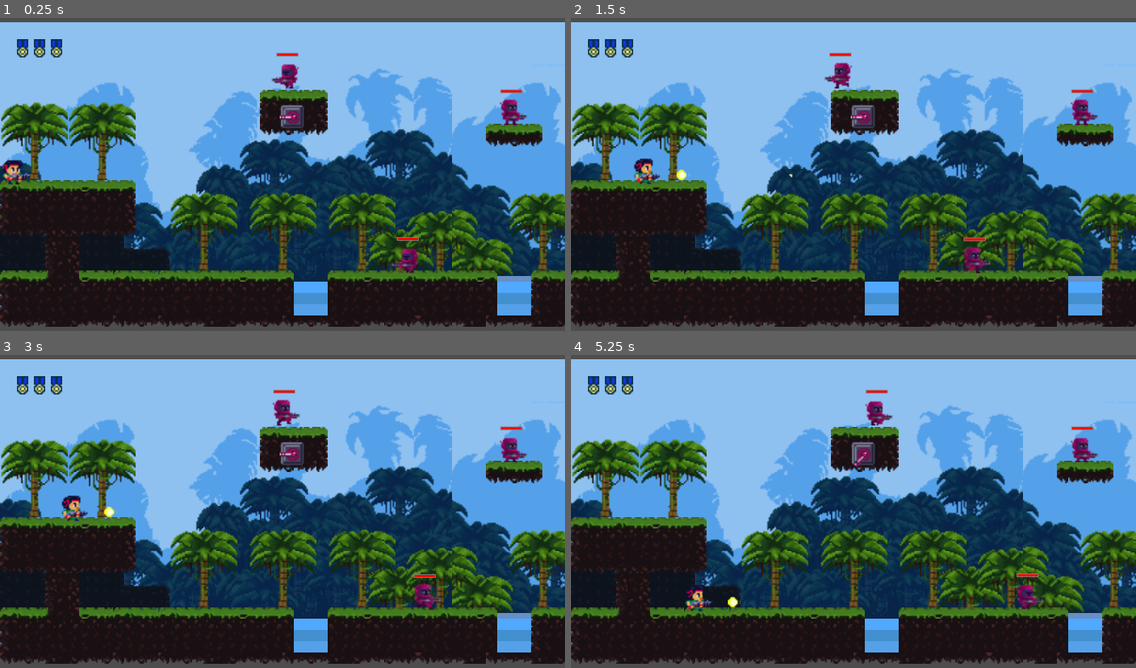
Above: before the commit, frames 1-4 (two rows, left to right).
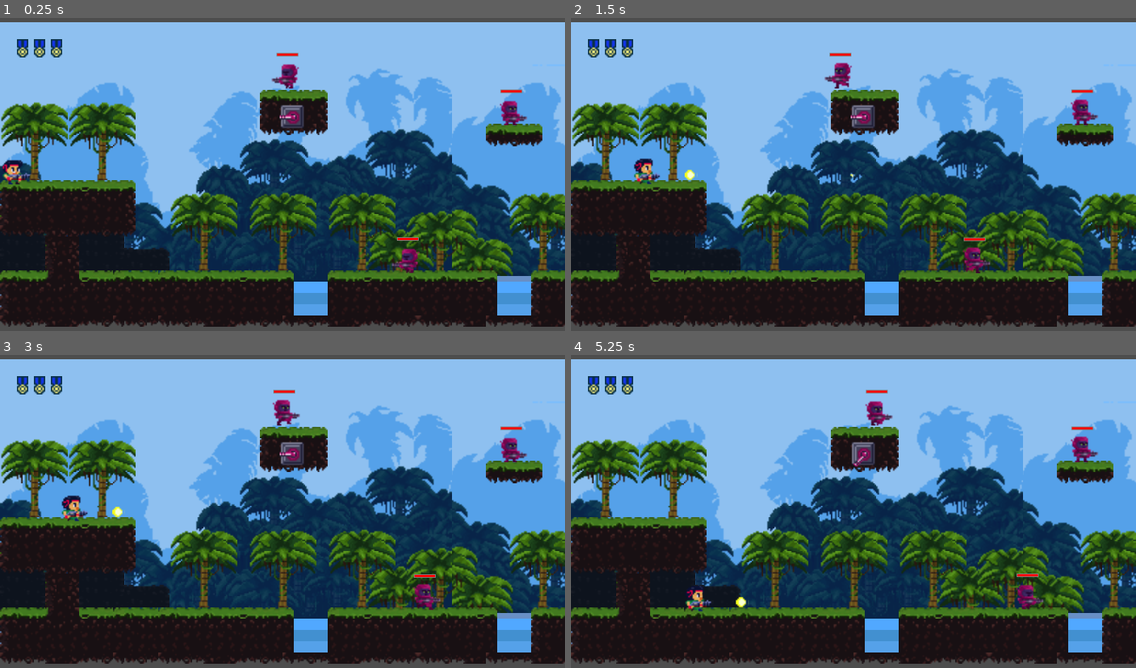
Above: after the commit, the same moments.

Repository: YugeCse/first-blood
Game: Godot game, scene res://scenes/tscns/main_scene.tscn
Same seed, same stepped clock (60 frames per second), same inputs: the game is played once before the commit and once after it.
Inputs:
- Up to frame 1 (0.25 s): no input
- Up to frame 2 (1.5 s): hold Right (ui_right) from 0.53 s (still down); tap K (ui_shoot) at 0.6, 1.35 s; tap Up (ui_up) at 0.77 s
- Up to frame 3 (3 s): tap Up (ui_up) at 1.52 s; release Right (ui_right) at 2.03 s; hold Left (ui_left) 2.03-2.78 s; tap K (ui_shoot) at 2.1, 2.85 s; hold Right (ui_right) from 2.78 s (still down)
- Up to frame 4 (5.25 s): tap Up (ui_up) at 3.02, 3.77, 4.52 s; tap K (ui_shoot) at 3.6, 4.35, 5.1 s; release Right (ui_right) at 4.28 s; hold Left (ui_left) 4.28-5.03 s; hold Right (ui_right) from 5.03 s (still down)

The runs differ from the first frame. In frame 1, 0.2% of the frame differs, in the area x 88-94%, y 25-34%; in frame 2, 0.1%; in frame 3, 0.1%; in frame 4, 0.3%, in the area x 27-94%, y 25-81%.

Commit message:
#修复子弹发射的bug

Diff:
--- a/scenes/tscns/main_scene.tscn
+++ b/scenes/tscns/main_scene.tscn
@@ -2366,6 +2366,7 @@
 
 [node name="Turret" parent="Camera2D/EnemyContainer" instance=ExtResource("14_x4yan")]
 position = Vector2(207, 67)
+spy_radius = 120.0
 
 [node name="Turret2" parent="Camera2D/EnemyContainer" instance=ExtResource("14_x4yan")]
 position = Vector2(464, 138)
--- a/sprites/scripts/enemy.gd
+++ b/sprites/scripts/enemy.gd
@@ -9,6 +9,9 @@
 ## 移动方向
 var direction: Vector2 = Vector2.ZERO
 
+## 朝向，-1:向左，1:向右
+var facing: int = -1.0
+
 ## 血量
 @export_range(0, 1000)
 var life_blood: float = 200.0
@@ -36,15 +39,15 @@
 ## 被监视的玩家
 var spy_player: Player
 
+@export
+var sprite: AnimatedSprite2D
+
+@export
+var collision_shape: CollisionShape2D
+
 ## 射击定时器
-@export
-var shoot_timer: Timer
-
-@export
-var sprite: AnimatedSprite2D
-
-@export
-var collision_shape: CollisionShape2D
+@onready
+var shoot_timer: Timer = $ShootTimer
 
 ## 子弹资源
 @onready
@@ -97,7 +100,6 @@
 ## 执行追击，这个过程会执行射击
 func chase():
 	sprite.play('idle')
-	_start_shoot_timer() #启动射击定时器
 	var dir = global_position - spy_player.global_position
 	if dir.x > 0:
 		direction.x = 1.0
@@ -108,13 +110,12 @@
 		direction.x = -1.0
 		print('玩家在他的后方', dir.x)
 	else: print('玩家在他的正侧方', dir.x)
+	_start_shoot_timer() #启动射击定时器
 
 ## 执行射击
 func shoot():
 	# 使用 cos/sin 得到方向向量
-	var dir = (spy_player.global_position\
-		- global_position).normalized()
-	dir.y = 0.0 #清理垂直方向的
+	var dir = Vector2(-direction.x, 0.0)
 	var offset = dir.normalized() * 15.0
 	offset.y = 5.0 #调整枪与子弹的垂直坐标数据
 	var bullet = bullet_resource.instantiate() as EnemyBullet
--- a/sprites/scripts/enemy_bullet.gd
+++ b/sprites/scripts/enemy_bullet.gd
@@ -1,26 +1,41 @@
 class_name EnemyBullet extends CharacterBody2D
 
+## 子弹移动速度
 @export
-var speed: float = 3.0
+var speed: float = 200.0
 
+## 子弹移动方向
 @export
 var direction: Vector2 = Vector2.LEFT
 
+## 记录子弹的起始位置
+var start_position: Vector2
+
+## 子弹动画图帧元素
 @onready
-var sprite = $AnimatedSprite2D
+var sprite: AnimatedSprite2D = $AnimatedSprite2D
 
+## 子弹碰撞体
 @onready
-var collision_shape = $CollisionShape2D
+var collision_shape: CollisionShape2D = $CollisionShape2D
 
 func _ready() -> void:
+	start_position = global_position
 	sprite.rotate(direction.angle())
 	sprite.play('default')
-	sprite.animation_finished.connect(queue_free)
 
 func _physics_process(delta: float) -> void:
 	velocity = direction * speed
-	var collider = move_and_collide(velocity)
+	var collider = move_and_collide(velocity * delta)
 	if not collider:
-		return #未发生碰撞
+		return
+	print('子弹发生了碰撞')
+	_destory() #销毁这个子弹组件
+
+## 销毁这个子弹组件
+func _destory():
 	collision_shape.disabled = true
-	queue_free() #发生碰撞，需要删除
+	queue_free()
+
+func _on_animated_sprite_2d_animation_finished() -> void:
+	_destory()
--- a/sprites/scripts/player_bullet.gd
+++ b/sprites/scripts/player_bullet.gd
@@ -1,7 +1,7 @@
 class_name PlayerBullet extends CharacterBody2D
 
 @export
-var speed: float = 2.5
+var speed: float = 200
 
 @export
 var direction: Vector2 = Vector2.RIGHT
@@ -24,7 +24,7 @@
 
 func _physics_process(delta: float) -> void:
 	velocity = direction * speed
-	var collider = move_and_collide(velocity)
+	var collider = move_and_collide(velocity * delta)
 	if not collider:
 		return #未发生碰撞
 	collision_shape.disabled = true
--- a/sprites/tscns/enemy.tscn
+++ b/sprites/tscns/enemy.tscn
@@ -197,12 +197,10 @@
 [sub_resource type="CircleShape2D" id="CircleShape2D_ha57j"]
 radius = 120.0
 
-[node name="Enemy" type="CharacterBody2D" node_paths=PackedStringArray("shoot_timer", "sprite", "collision_shape") groups=["Enemy"]]
+[node name="Enemy" type="CharacterBody2D" node_paths=PackedStringArray("sprite", "collision_shape") groups=["Enemy"]]
 collision_layer = 8
 collision_mask = 19
 script = ExtResource("1_u2tar")
-gravity_speed = null
-shoot_timer = NodePath("ShootTimer")
 sprite = NodePath("AnimatedSprite")
 collision_shape = NodePath("CollisionShape")
 
@@ -213,7 +211,7 @@
 sprite_frames = SubResource("SpriteFrames_vnllh")
 animation = &"idle"
 autoplay = "idle"
-frame_progress = 0.9050851
+frame_progress = 0.5121176
 flip_h = true
 
 [node name="DetectorArea2D" type="Area2D" parent="."]
--- a/sprites/tscns/enemy_bullet.tscn
+++ b/sprites/tscns/enemy_bullet.tscn
@@ -37,25 +37,25 @@
 [sub_resource type="SpriteFrames" id="SpriteFrames_yqi1a"]
 animations = [{
 "frames": [{
-"duration": 1.0,
+"duration": 0.2,
 "texture": SubResource("AtlasTexture_glmyp")
 }, {
-"duration": 0.9,
+"duration": 0.3,
 "texture": SubResource("AtlasTexture_f0pei")
 }, {
-"duration": 0.8,
+"duration": 0.3,
 "texture": SubResource("AtlasTexture_0n06s")
 }, {
-"duration": 0.7,
+"duration": 0.25,
 "texture": SubResource("AtlasTexture_klx8n")
 }, {
-"duration": 0.5,
+"duration": 0.1,
 "texture": SubResource("AtlasTexture_w3go8")
 }, {
-"duration": 0.4,
+"duration": 0.1,
 "texture": SubResource("AtlasTexture_0t51f")
 }, {
-"duration": 0.3,
+"duration": 0.05,
 "texture": SubResource("AtlasTexture_hnarb")
 }],
 "loop": false,
@@ -74,3 +74,5 @@
 
 [node name="AnimatedSprite2D" type="AnimatedSprite2D" parent="."]
 sprite_frames = SubResource("SpriteFrames_yqi1a")
+
+[connection signal="animation_finished" from="AnimatedSprite2D" to="." method="_on_animated_sprite_2d_animation_finished"]
